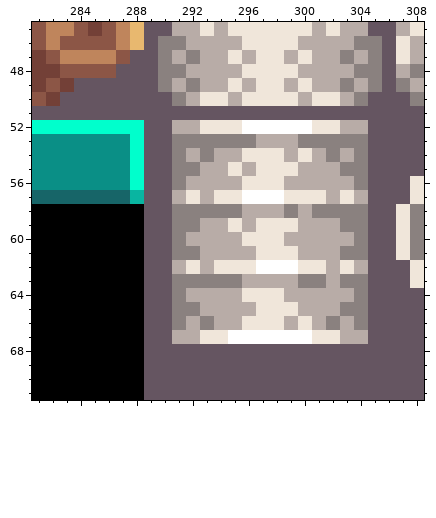
A pixel-art file gets an edit: Assets/AngeliA Game/Artwork/Environment/EnvironmentBack.ase. Above is the file before it was changed.
512x512 pixels, 1 frame. Colours within 5 levels of each other are drawn and written as one. Shown: x 281..308, y 45..71.
After the commit:
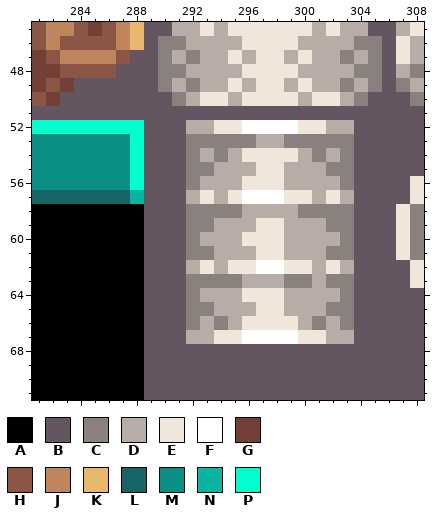
Palette (. is transparent): A #000000  B #655561  C #8a817f  D #b8aca7  E #f0e6da  F #ffffff  G #734037  H #8c5646  J #bf855c  K #e8b86f  L #176568  M #0a8f86  N #09b5a1  P #00ffcc
Edits made:
Changed rows in their new state; - is an unchanged pixel.
Layer "Environment":
first column x 291:
52 B-D------E-D-B
53 B-------C----B
54 BCDC----EDCDCB
55 B-C-D---D--C-B
56 BC----------CB
57 BDED------DEDB
58 B-------DC---B
59 B-C-D---D--C-B
60 BC----------CB
61 B-C-----D--C-B
62 BDED----E-DEDB
63 B-------C-DC-B
64 BC----------CB
65 B-C-----D--C-B
66 BCDC----EDCDCB
67 B-D-E----E-D-B
Changed places in both pictures, as pixel boxes (x1, y1, x2, y2):
changed: (172, 120, 242, 344)
changed: (284, 120, 368, 344)
